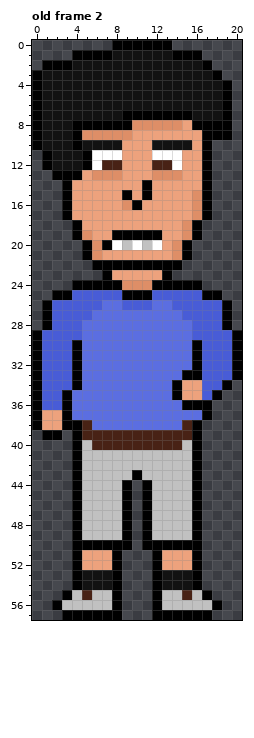
Two versions of one pixel-art file, WIP/Doofus1.aseprite. Above: the version before the commit.
21x58 pixels, 4 frames. Shown: old frame 2. The commit also changed other frames, which this record leaves out.
After:
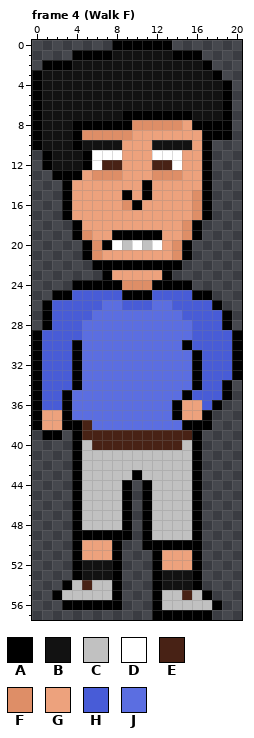
Palette (. is transparent): A #000000  B #121212  C #c1c1c1  D #ffffff  E #482215  F #de8e67  G #eda27d  H #485cd7  J #5b6ee1
A new or re-ordered frame is compared with the old frame closest to it.
The exact change:
frames 4 -> 7
Frame 4 (Walk F) is new; against old frame 2:
y 24: x 16 A -> .
y 25: x 16 H -> A; x 18 A -> .
y 26: x 18..19 HA -> A.
y 30: x 15..16 JA -> AH
y 33: x 15 A -> J
y 34: x 14..16 AGG -> JJA
y 35: x 14..16 AGG -> JAH; x 18..19 A. -> HA
y 36: x 14..18 JAAA. -> AGGHA
y 37: x 14..16 JJJ -> AGG
y 38: x 15 E -> A; x 17 . -> A
y 49: x 5..8 CCCC -> AAAA
y 50: x 5..7 AAA -> GGG; x 9 A -> .
y 52: x 5..7 GGG -> BBB
y 54: x 3..7 .ABBB -> ACECC
y 55: x 2..3 .A -> AC; x 5 E -> C
y 56: x 2..7 ACCCCC -> .AAAAA
y 57: x 3..8 AAAAAA -> ......
